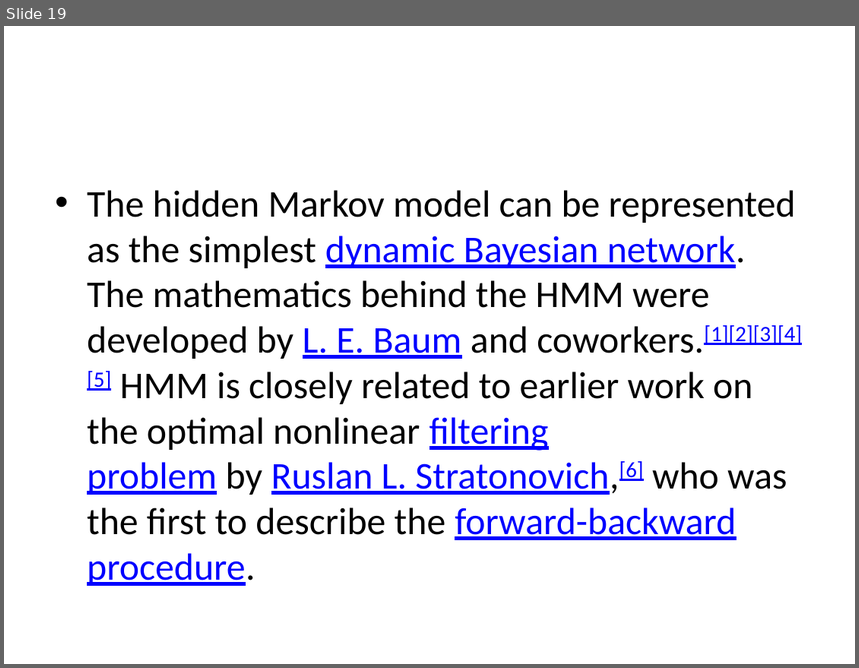
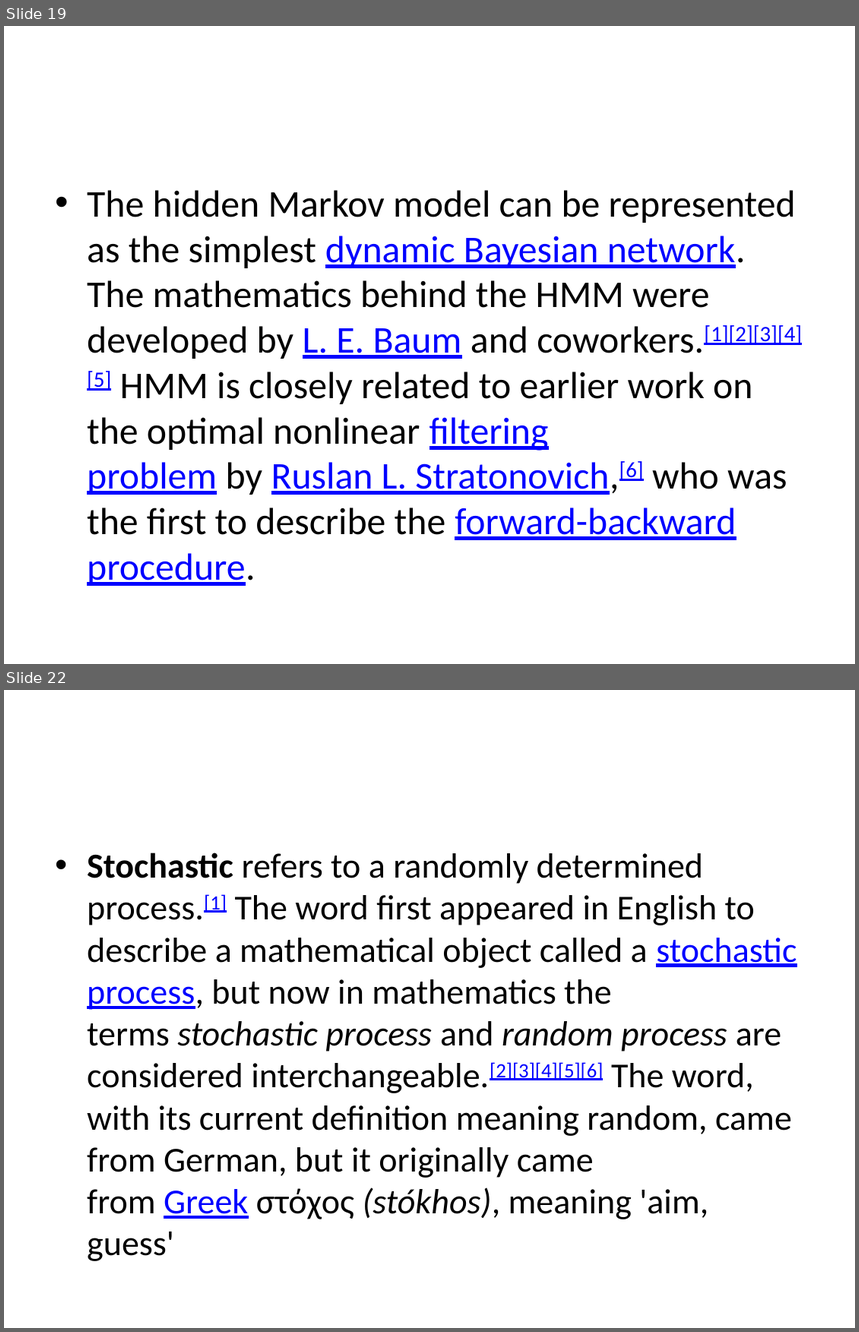
Before and after one commit to DSPavan/RClassNotes, a slide deck: Markov.pptx. Shown one above the other, each under a label of ours: slide 19 before the commit, slides 19 and 22 after it; the slides between them are not shown. The pictures are 859x668 and 859x1332 pixels, drawn with LibreOffice and Linux fonts; fonts in the diff are those of the drawing. Boxes give left, top, right and bottom in pixels: in the first picture for what was removed or moved away, otherwise in the second. Text is boxed around its words. In the diff, an @@ line names an element or a change of style, - is before the commit and + after.

```diff
--- a/Markov.pptx
+++ b/Markov.pptx
@@ slide 22 added at bbox=[4, 690, 855, 1328], background #FFFFFF @@
@@ text added at bbox=[87, 853, 797, 1262], 29.6 pt, text #000000 @@
+• Stochastic refers to a randomly determined process.[1] The word first appeared in English to describe a mathematical object called a stochastic process, but now in mathematics the terms stochastic process and random process are considered interchangeable.[2][3][4][5][6] The word, with its current definition meaning random, came from German, but it originally came from Greek στόχος (stókhos), meaning 'aim, guess'
```
Also in this commit, not shown: 7 other slides added.
